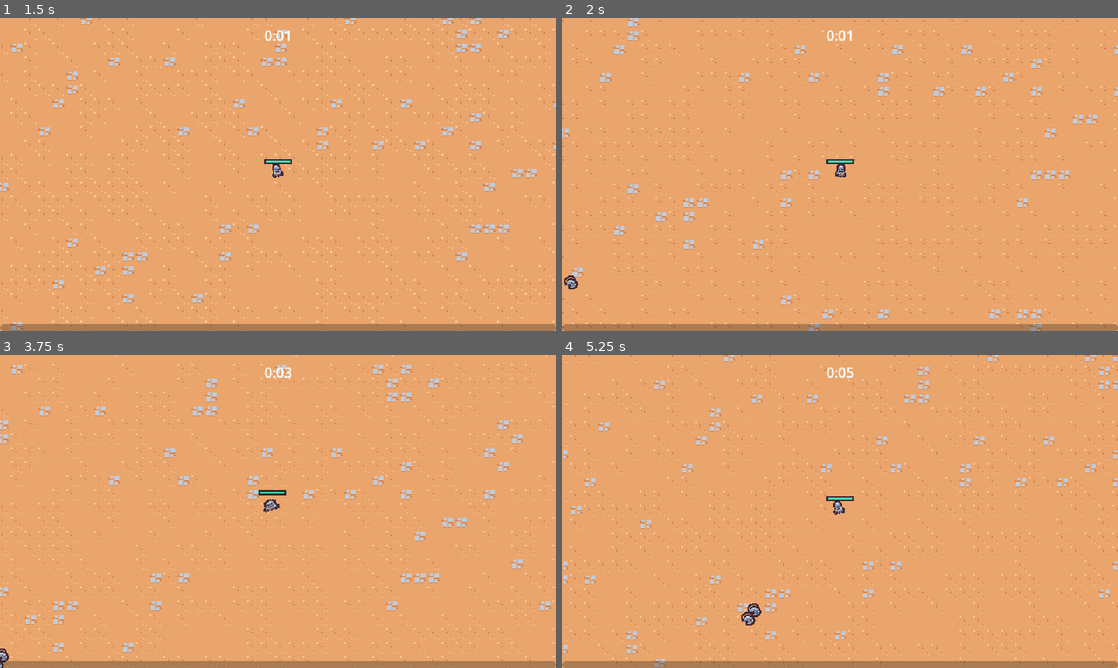
Above: before the commit, frames 1-4 (two rows, left to right).
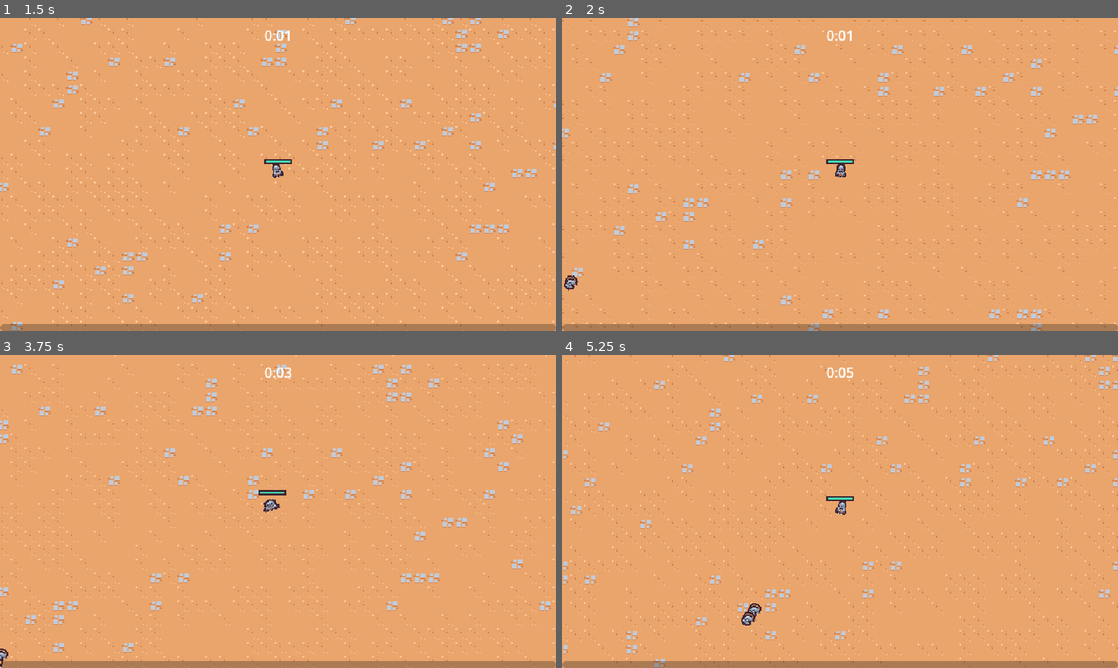
Above: after the commit, the same moments.

Repository: villdar/SurvivorRPG
Game: Godot game, scene res://scenes/main/main.tscn
Two runs of this game, one before a commit and one after it. Both use one fixed random seed, a clock stepped at 60 frames per second and the inputs below.
Inputs (mouse positions are in pixels of both pictures, inside the frame that each line leads up to):
- Up to frame 1 (1.5 s): move the mouse to (400, 158) at 0.52 s; press the mouse at (400, 158) at 0.53 s; hold D (move_right) 0.53-1.28 s; move the mouse to (166, 190) at 1.27 s; release the mouse at (166, 190) at 1.28 s; hold S (move_down) from 1.28 s (still down); click (166, 190) at 1.35 s
- Up to frame 2 (2 s): keep holding S (move_down)
- Up to frame 3 (3.75 s): move the mouse to (333, 442) at 2.02 s; release S (move_down) at 2.03 s; press the mouse at (333, 442) at 2.03 s; hold D (move_right) 2.03-2.78 s; move the mouse to (250, 574) at 2.77 s; release the mouse at (250, 574) at 2.78 s; hold W (move_up) 2.78-3.53 s; click (250, 574) at 2.85 s; move the mouse to (444, 558) at 3.52 s; press the mouse at (444, 558) at 3.53 s; hold A (move_left) from 3.53 s (still down)
- Up to frame 4 (5.25 s): move the mouse to (673, 464) at 4.27 s; release the mouse at (673, 464) at 4.28 s; click (673, 464) at 4.35 s; move the mouse to (867, 511) at 5.02 s; release A (move_left) at 5.03 s; press the mouse at (867, 511) at 5.03 s; hold S (move_down) from 5.03 s (still down)

Frame 1 is identical in both runs. In frame 2, less than 0.1% of the frame differs, in the area x 0-3%, y 82-88%; in frame 3, less than 0.1%; in frame 4, 0.2%, in the area x 32-52%, y 46-87%.

Commit message:
Death Component and Enemy Death
Created a DeathComponent and animated the death of the enemy.

Diff:
--- /dev/null
+++ b/scenes/component/death_component.gd
@@ -0,0 +1,24 @@
+extends Node2D
+
+@export var health_component: Node
+@export var sprite: Sprite2D
+
+func _ready():
+	$GPUParticles2D.texture = sprite.texture
+	health_component.died.connect(on_died)
+
+
+func on_died():
+	if owner == null || not owner is Node2D:
+		return
+
+
+	var spawn_position = owner.global_position
+
+
+	var entities = get_tree().get_first_node_in_group("entities_layer")
+	get_parent().remove_child(self)
+	entities.add_child(self)
+
+	global_position = spawn_position
+	$AnimationPlayer.play("default")
--- /dev/null
+++ b/scenes/component/death_component.tscn
@@ -0,0 +1,90 @@
+[gd_scene load_steps=9 format=3 uid="uid://c81mx3i5yrrxf"]
+
+[ext_resource type="Script" path="res://scenes/component/death_component.gd" id="1_w3aw1"]
+[ext_resource type="Texture2D" uid="uid://yvw1kvbqd5um" path="res://scenes/game_object/basic_enemy/basic_enemy.png" id="2_1vols"]
+
+[sub_resource type="Animation" id="Animation_dpqt0"]
+resource_name = "default"
+tracks/0/type = "value"
+tracks/0/imported = false
+tracks/0/enabled = true
+tracks/0/path = NodePath("GPUParticles2D:emitting")
+tracks/0/interp = 1
+tracks/0/loop_wrap = true
+tracks/0/keys = {
+"times": PackedFloat32Array(0),
+"transitions": PackedFloat32Array(1),
+"update": 1,
+"values": [true]
+}
+tracks/1/type = "method"
+tracks/1/imported = false
+tracks/1/enabled = true
+tracks/1/path = NodePath(".")
+tracks/1/interp = 1
+tracks/1/loop_wrap = true
+tracks/1/keys = {
+"times": PackedFloat32Array(1),
+"transitions": PackedFloat32Array(1),
+"values": [{
+"args": [],
+"method": &"queue_free"
+}]
+}
+
+[sub_resource type="Animation" id="Animation_u85dm"]
+length = 0.001
+tracks/0/type = "value"
+tracks/0/imported = false
+tracks/0/enabled = true
+tracks/0/path = NodePath("GPUParticles2D:emitting")
+tracks/0/interp = 1
+tracks/0/loop_wrap = true
+tracks/0/keys = {
+"times": PackedFloat32Array(0),
+"transitions": PackedFloat32Array(1),
+"update": 1,
+"values": [false]
+}
+
+[sub_resource type="AnimationLibrary" id="AnimationLibrary_o48dn"]
+_data = {
+"RESET": SubResource("Animation_u85dm"),
+"default": SubResource("Animation_dpqt0")
+}
+
+[sub_resource type="Curve" id="Curve_0l1lj"]
+_data = [Vector2(0, 1), 0.0, 0.0, 0, 0, Vector2(0.601838, 1), 0.0, 0.0, 0, 0, Vector2(1, 0), 0.0, 0.0, 0, 0]
+point_count = 3
+
+[sub_resource type="CurveTexture" id="CurveTexture_3vjjh"]
+curve = SubResource("Curve_0l1lj")
+
+[sub_resource type="ParticleProcessMaterial" id="ParticleProcessMaterial_gldum"]
+particle_flag_disable_z = true
+direction = Vector3(0, -1, 0)
+spread = 30.0
+initial_velocity_min = 175.0
+initial_velocity_max = 250.0
+angular_velocity_min = -1440.0
+angular_velocity_max = 1440.0
+gravity = Vector3(0, 800, 0)
+scale_curve = SubResource("CurveTexture_3vjjh")
+
+[node name="DeathComponent" type="Node2D"]
+script = ExtResource("1_w3aw1")
+
+[node name="AnimationPlayer" type="AnimationPlayer" parent="."]
+libraries = {
+"": SubResource("AnimationLibrary_o48dn")
+}
+
+[node name="GPUParticles2D" type="GPUParticles2D" parent="."]
+emitting = false
+amount = 1
+process_material = SubResource("ParticleProcessMaterial_gldum")
+texture = ExtResource("2_1vols")
+lifetime = 0.5
+one_shot = true
+fixed_fps = 0
+interpolate = false
--- a/scenes/game_object/basic_enemy/basic_enemy.gd
+++ b/scenes/game_object/basic_enemy/basic_enemy.gd
@@ -3,13 +3,16 @@
 const MAX_SPEED = 40
 
 @onready var health_component: HealthComponent = $HealthComponent #nuovo
-
+@onready var visuals = $Visuals
 
 func _process(delta):
 	var direction = get_direction_to_player()
 	velocity = direction * MAX_SPEED
 	move_and_slide()
 
+	var move_sign = sign(velocity.x)
+	if move_sign != 0:
+		visuals.scale = Vector2(-move_sign, 1)
 
 func get_direction_to_player():
 	var player_node = get_tree().get_first_node_in_group("player") as Node2D
--- a/scenes/game_object/basic_enemy/basic_enemy.tscn
+++ b/scenes/game_object/basic_enemy/basic_enemy.tscn
@@ -1,10 +1,73 @@
-[gd_scene load_steps=8 format=3 uid="uid://cjoxqcvmjgf17"]
+[gd_scene load_steps=12 format=3 uid="uid://cjoxqcvmjgf17"]
 
 [ext_resource type="Script" path="res://scenes/game_object/basic_enemy/basic_enemy.gd" id="1_umdtb"]
 [ext_resource type="PackedScene" uid="uid://bbsf8pi3vanms" path="res://scenes/component/health_component.tscn" id="2_7n8an"]
 [ext_resource type="Texture2D" uid="uid://yvw1kvbqd5um" path="res://scenes/game_object/basic_enemy/basic_enemy.png" id="2_ict6x"]
 [ext_resource type="PackedScene" uid="uid://ds0wvt7mfuit1" path="res://scenes/component/vial_drop_component.tscn" id="3_2qtyl"]
 [ext_resource type="PackedScene" uid="uid://b6mlvtdf5math" path="res://scenes/component/hurtbox_component.tscn" id="4_cyq03"]
+[ext_resource type="PackedScene" uid="uid://c81mx3i5yrrxf" path="res://scenes/component/death_component.tscn" id="4_l58ds"]
+
+[sub_resource type="Animation" id="Animation_vdc6j"]
+resource_name = "walk"
+length = 0.4
+loop_mode = 1
+tracks/0/type = "value"
+tracks/0/imported = false
+tracks/0/enabled = true
+tracks/0/path = NodePath("Visuals/Sprite2D:position")
+tracks/0/interp = 2
+tracks/0/loop_wrap = true
+tracks/0/keys = {
+"times": PackedFloat32Array(0, 0.1, 0.3),
+"transitions": PackedFloat32Array(1, 1, 1),
+"update": 0,
+"values": [Vector2(1, 0), Vector2(0, 0), Vector2(0, 0)]
+}
+tracks/1/type = "value"
+tracks/1/imported = false
+tracks/1/enabled = true
+tracks/1/path = NodePath("Visuals/Sprite2D:rotation")
+tracks/1/interp = 2
+tracks/1/loop_wrap = true
+tracks/1/keys = {
+"times": PackedFloat32Array(0, 0.1, 0.2, 0.3),
+"transitions": PackedFloat32Array(1, 1, 1, 1),
+"update": 0,
+"values": [0.174533, -0.174533, 0.174533, -0.174533]
+}
+
+[sub_resource type="Animation" id="Animation_gc1sx"]
+length = 0.001
+tracks/0/type = "value"
+tracks/0/imported = false
+tracks/0/enabled = true
+tracks/0/path = NodePath("Visuals/Sprite2D:position")
+tracks/0/interp = 1
+tracks/0/loop_wrap = true
+tracks/0/keys = {
+"times": PackedFloat32Array(0),
+"transitions": PackedFloat32Array(1),
+"update": 0,
+"values": [Vector2(0, 0)]
+}
+tracks/1/type = "value"
+tracks/1/imported = false
+tracks/1/enabled = true
+tracks/1/path = NodePath("Visuals/Sprite2D:rotation")
+tracks/1/interp = 1
+tracks/1/loop_wrap = true
+tracks/1/keys = {
+"times": PackedFloat32Array(0),
+"transitions": PackedFloat32Array(1),
+"update": 0,
+"values": [0.0]
+}
+
+[sub_resource type="AnimationLibrary" id="AnimationLibrary_qk2oq"]
+_data = {
+"RESET": SubResource("Animation_gc1sx"),
+"walk": SubResource("Animation_vdc6j")
+}
 
 [sub_resource type="CircleShape2D" id="CircleShape2D_vxn0s"]
 radius = 12.0
@@ -18,10 +81,20 @@
 motion_mode = 1
 script = ExtResource("1_umdtb")
 
+[node name="AnimationPlayer" type="AnimationPlayer" parent="."]
+libraries = {
+"": SubResource("AnimationLibrary_qk2oq")
+}
+autoplay = "walk"
+
 [node name="HealthComponent" parent="." instance=ExtResource("2_7n8an")]
 
 [node name="VialDropComponent" parent="." node_paths=PackedStringArray("health_component") instance=ExtResource("3_2qtyl")]
 health_component = NodePath("../HealthComponent")
+
+[node name="DeathComponent" parent="." node_paths=PackedStringArray("health_component", "sprite") instance=ExtResource("4_l58ds")]
+health_component = NodePath("../HealthComponent")
+sprite = NodePath("../Visuals/Sprite2D")
 
 [node name="HurtboxComponent" parent="." node_paths=PackedStringArray("health_componet") instance=ExtResource("4_cyq03")]
 health_componet = NodePath("../HealthComponent")
@@ -30,7 +103,9 @@
 position = Vector2(0, -5)
 shape = SubResource("CircleShape2D_vxn0s")
 
-[node name="Sprite2D" type="Sprite2D" parent="."]
+[node name="Visuals" type="Node2D" parent="."]
+
+[node name="Sprite2D" type="Sprite2D" parent="Visuals"]
 texture = ExtResource("2_ict6x")
 offset = Vector2(0, -4)
 
--- a/scenes/game_object/player/player.gd
+++ b/scenes/game_object/player/player.gd
@@ -37,9 +37,7 @@
 
 	var move_sign = sign(movement_vector.x)
 
-	if move_sign == 0:
-		visuals.scale = Vector2.ONE
-	else:
+	if move_sign != 0:
 		visuals.scale = Vector2(move_sign, 1)
 
 func get_movement_vector():
--- a/scenes/game_object/player/player.tscn
+++ b/scenes/game_object/player/player.tscn
@@ -4,6 +4,45 @@
 [ext_resource type="Script" path="res://scenes/game_object/player/player.gd" id="1_xxosp"]
 [ext_resource type="PackedScene" uid="uid://bbsf8pi3vanms" path="res://scenes/component/health_component.tscn" id="2_3s041"]
 [ext_resource type="PackedScene" uid="uid://c077ccjigb0eu" path="res://scenes/ability/sword_ability_controller/sword_ability_controller.tscn" id="2_6lu76"]
+
+[sub_resource type="Animation" id="Animation_v5fo8"]
+length = 0.001
+tracks/0/type = "value"
+tracks/0/imported = false
+tracks/0/enabled = true
+tracks/0/path = NodePath("Visuals/Sprite2D:position")
+tracks/0/interp = 1
+tracks/0/loop_wrap = true
+tracks/0/keys = {
+"times": PackedFloat32Array(0),
+"transitions": PackedFloat32Array(1),
+"update": 0,
+"values": [Vector2(0, 0)]
+}
+tracks/1/type = "value"
+tracks/1/imported = false
+tracks/1/enabled = true
+tracks/1/path = NodePath("Visuals/Sprite2D:rotation")
+tracks/1/interp = 1
+tracks/1/loop_wrap = true
+tracks/1/keys = {
+"times": PackedFloat32Array(0),
+"transitions": PackedFloat32Array(1),
+"update": 0,
+"values": [0.0]
+}
+tracks/2/type = "value"
+tracks/2/imported = false
+tracks/2/enabled = true
+tracks/2/path = NodePath("Visuals/Sprite2D:scale")
+tracks/2/interp = 1
+tracks/2/loop_wrap = true
+tracks/2/keys = {
+"times": PackedFloat32Array(0),
+"transitions": PackedFloat32Array(1),
+"update": 0,
+"values": [Vector2(1, 1)]
+}
 
 [sub_resource type="Animation" id="Animation_vicbg"]
 resource_name = "walk"
@@ -44,45 +83,6 @@
 "transitions": PackedFloat32Array(0.7, 2.5, 1, 1),
 "update": 0,
 "values": [Vector2(1, 1), Vector2(0.8, 1.1), Vector2(1.5, 0.7), Vector2(1, 1)]
-}
-
-[sub_resource type="Animation" id="Animation_v5fo8"]
-length = 0.001
-tracks/0/type = "value"
-tracks/0/imported = false
-tracks/0/enabled = true
-tracks/0/path = NodePath("Visuals/Sprite2D:position")
-tracks/0/interp = 1
-tracks/0/loop_wrap = true
-tracks/0/keys = {
-"times": PackedFloat32Array(0),
-"transitions": PackedFloat32Array(1),
-"update": 0,
-"values": [Vector2(0, 0)]
-}
-tracks/1/type = "value"
-tracks/1/imported = false
-tracks/1/enabled = true
-tracks/1/path = NodePath("Visuals/Sprite2D:rotation")
-tracks/1/interp = 1
-tracks/1/loop_wrap = true
-tracks/1/keys = {
-"times": PackedFloat32Array(0),
-"transitions": PackedFloat32Array(1),
-"update": 0,
-"values": [0.0]
-}
-tracks/2/type = "value"
-tracks/2/imported = false
-tracks/2/enabled = true
-tracks/2/path = NodePath("Visuals/Sprite2D:scale")
-tracks/2/interp = 1
-tracks/2/loop_wrap = true
-tracks/2/keys = {
-"times": PackedFloat32Array(0),
-"transitions": PackedFloat32Array(1),
-"update": 0,
-"values": [Vector2(1, 1)]
 }
 
 [sub_resource type="AnimationLibrary" id="AnimationLibrary_8ph8o"]
